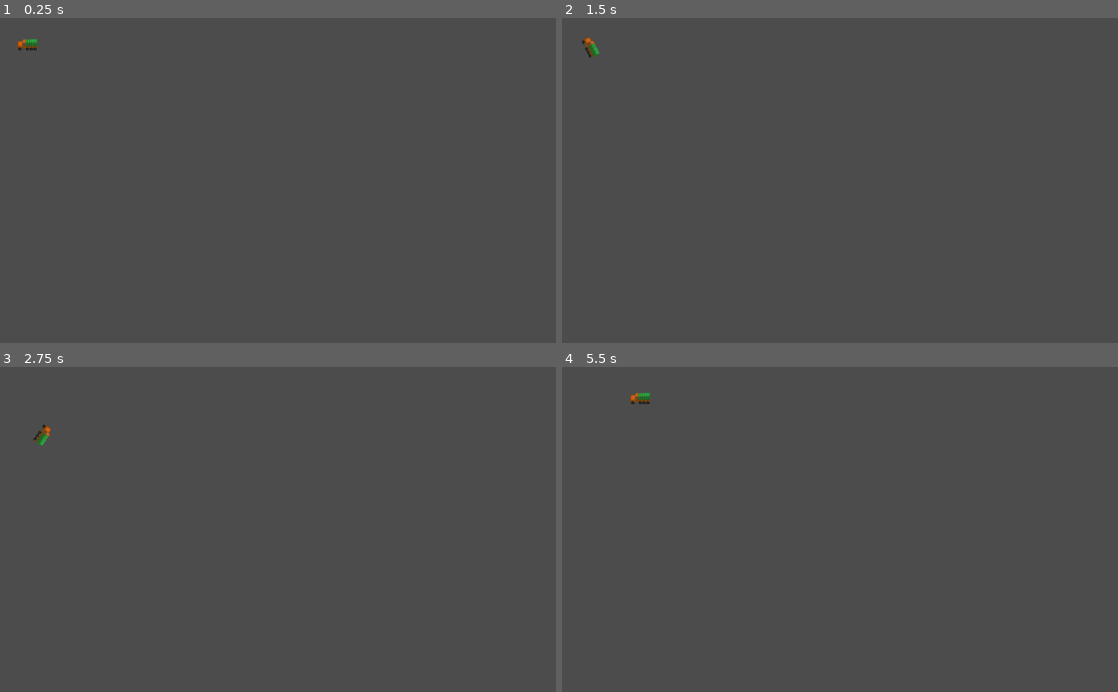
Above: before the commit, frames 1-4 (two rows, left to right).
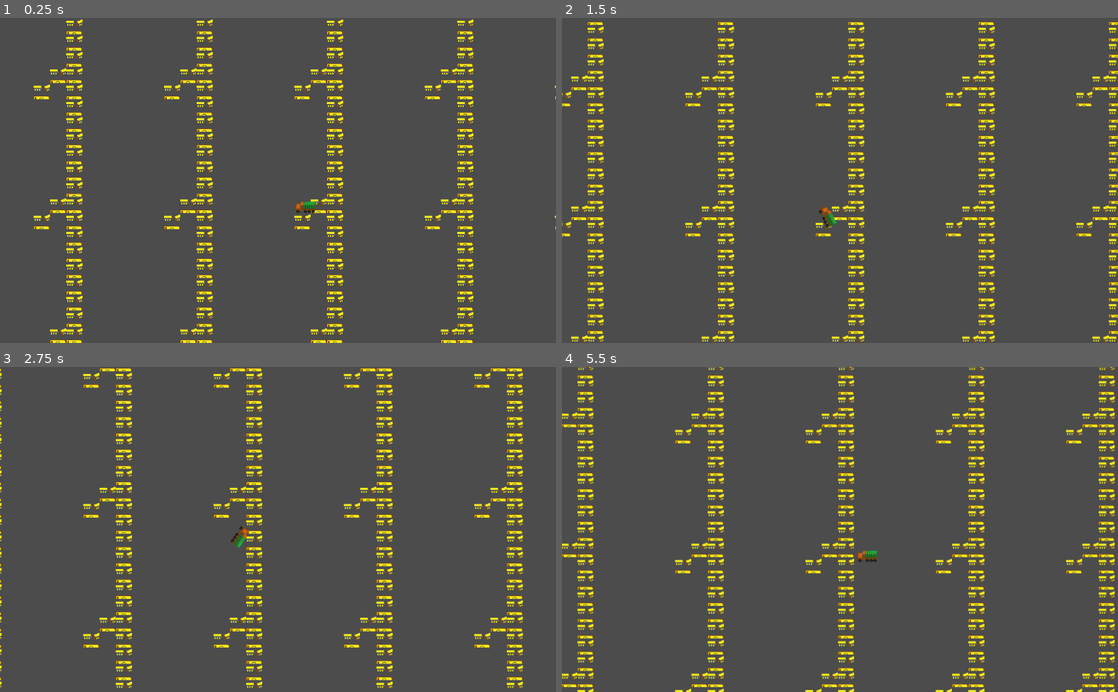
Above: after the commit, the same moments.

Repository: SimonLammer/gamejam2019
Game: Godot game, scene res://scenes/game.tscn
Same seed, same stepped clock (60 frames per second), same inputs: the game is played once before the commit and once after it.
Inputs:
- Up to frame 1 (0.25 s): no input
- Up to frame 2 (1.5 s): tap Enter at 0.5 s; hold D (right) 0.53-1.28 s; hold S (down) from 1.28 s (still down)
- Up to frame 3 (2.75 s): release S (down) at 2.03 s; hold D (right) from 2.03 s (still down)
- Up to frame 4 (5.5 s): release D (right) at 2.78 s; hold W (up) 2.78-3.53 s; hold Left (left) 3.53-5.03 s; hold S (down) from 5.03 s (still down)

The runs differ from the first frame. In frame 1, 6.4% of the frame differs, in the area x 3-100%, y 0-100%; in frame 2, 7.4%; in frame 3, 7.0%; in frame 4, 8.4%, in the area x 0-100%, y 0-100%.

Commit message:
Merged player truck and map

Diff:
--- a/game/scenes/game.tscn
+++ b/game/scenes/game.tscn
@@ -1,7 +1,8 @@
-[gd_scene load_steps=4 format=2]
+[gd_scene load_steps=5 format=2]
 
-[ext_resource path="res://scenes/player.tscn" type="PackedScene" id=1]
+[ext_resource path="res://scenes/map.tscn" type="PackedScene" id=1]
 [ext_resource path="res://scenes/truck.tscn" type="PackedScene" id=2]
+[ext_resource path="res://scenes/player.tscn" type="PackedScene" id=3]
 
 [sub_resource type="GDScript" id=1]
 script/source = "extends Node
@@ -11,6 +12,7 @@
 
 # Called when the node enters the scene tree for the first time.
 func _ready():
+	$Truck/Camera2D.current = true
 	pass # Replace with function body.
 
 # Called every frame. 'delta' is the elapsed time since the previous frame.
@@ -19,11 +21,16 @@
 #	print($Truck.position)
 #	print(($Player.position - $Truck.position).length_squared())
 #	print(playerInTruck)
+
+	# update map
+	$Map.playerPosition = $Player.global_position
+
+	# Truck enter exit logic
 	if Input.is_action_just_pressed('enter-exit'):
 		var action = false
 		if playerInTruck:
+			$Player.global_position = $Truck.global_position
 			$Truck.disable_input()
-			$Player.set_position($Truck.position)
 			$Player.visible = true
 			action = true
 		elif ($Player.position - $Truck.position).length_squared() < enterDistance:
@@ -32,14 +39,24 @@
 			action = true
 
 		if action:
-			playerInTruck = !playerInTruck"
+			playerInTruck = !playerInTruck
+			$Truck/Camera2D.current = playerInTruck
+			$Player/Camera2D.current = !playerInTruck"
 
 [node name="Node2D" type="Node2D"]
 
 [node name="Node" type="Node" parent="."]
 script = SubResource( 1 )
 
-[node name="Player" parent="Node" instance=ExtResource( 1 )]
+[node name="Map" parent="Node" instance=ExtResource( 1 )]
+
+[node name="Truck" parent="Node" instance=ExtResource( 2 )]
+editor/display_folded = false
+
+[node name="Camera2D" type="Camera2D" parent="Node/Truck"]
+position = Vector2( -50, -50 )
+
+[node name="Player" parent="Node" instance=ExtResource( 3 )]
 visible = false
 
-[node name="Truck" parent="Node" instance=ExtResource( 2 )]
+[node name="Camera2D" type="Camera2D" parent="Node/Player"]
--- a/game/scenes/map.gd
+++ b/game/scenes/map.gd
@@ -7,16 +7,19 @@
 }
 
 var Global = preload("res://scripts/global.gd")
-var land1 = preload("res://scenes/chunks/land/Land-1.tscn")
+var land1 = preload("res://scenes/chunks/land/land-1.tscn")
 
-onready var player : Node2D = $Player
-var direction = Vector2(0, 0)
+export (Vector2) var playerPosition = Vector2() setget _set_player_position
+
+func _set_player_position(value):
+	playerPosition = value
+	load_chunks_around_player()
 
 func _ready():
 	load_chunks_around_player()
 
 func load_chunks_around_player():
-	var pos = player.global_position
+	var pos = playerPosition
 	var player_chunk = world_to_chunk(pos)
 	for x in range(-CHUNKS_TO_LOAD, CHUNKS_TO_LOAD + 1):
 		for y in range(-CHUNKS_TO_LOAD, CHUNKS_TO_LOAD + 1):
@@ -28,10 +31,6 @@
 				new_chunk.position = chunk_to_world(chunk_pos)
 				$Chunks.add_child(new_chunk)
 				CHUNKS[chunk_pos] = new_chunk
-
-func _process(delta):
-	player.translate(direction * delta * 150)
-	load_chunks_around_player()
 
 func find_valid_chunks(pos):
 	return [land1] # TODO: ask nearby chunks for valid neighbors
--- a/game/scenes/map.tscn
+++ b/game/scenes/map.tscn
@@ -1,9 +1,7 @@
-[gd_scene load_steps=4 format=2]
+[gd_scene load_steps=3 format=2]
 
 [ext_resource path="res://scenes/map.gd" type="Script" id=1]
 [ext_resource path="res://scenes/chunks/land/land-1.tscn" type="PackedScene" id=2]
-[ext_resource path="res://icon.png" type="Texture" id=3]
-
 
 [node name="Map" type="Node2D"]
 script = ExtResource( 1 )
@@ -11,11 +9,4 @@
 [node name="Chunks" type="Node2D" parent="."]
 
 [node name="Start" parent="Chunks" instance=ExtResource( 2 )]
-
-[node name="Player" type="Node2D" parent="."]
-
-[node name="Camera2D" type="Camera2D" parent="Player"]
-current = true
-
-[node name="Sprite" type="Sprite" parent="Player"]
-texture = ExtResource( 3 )
+_draw_bounds = true
--- a/game/scenes/truck.tscn
+++ b/game/scenes/truck.tscn
@@ -68,6 +68,7 @@
 region = Rect2( 161.187, 74.367, 40.4306, 22.8314 )
 
 [node name="Truck" type="KinematicBody2D"]
+editor/display_folded = true
 position = Vector2( 50, 50 )
 script = SubResource( 1 )
 
